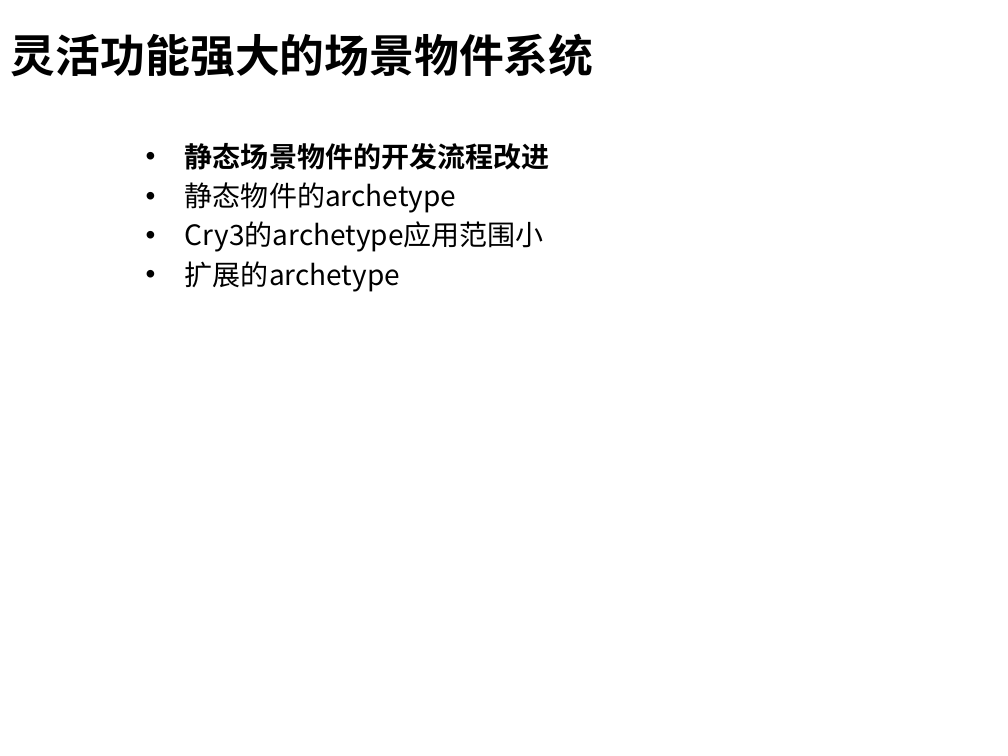
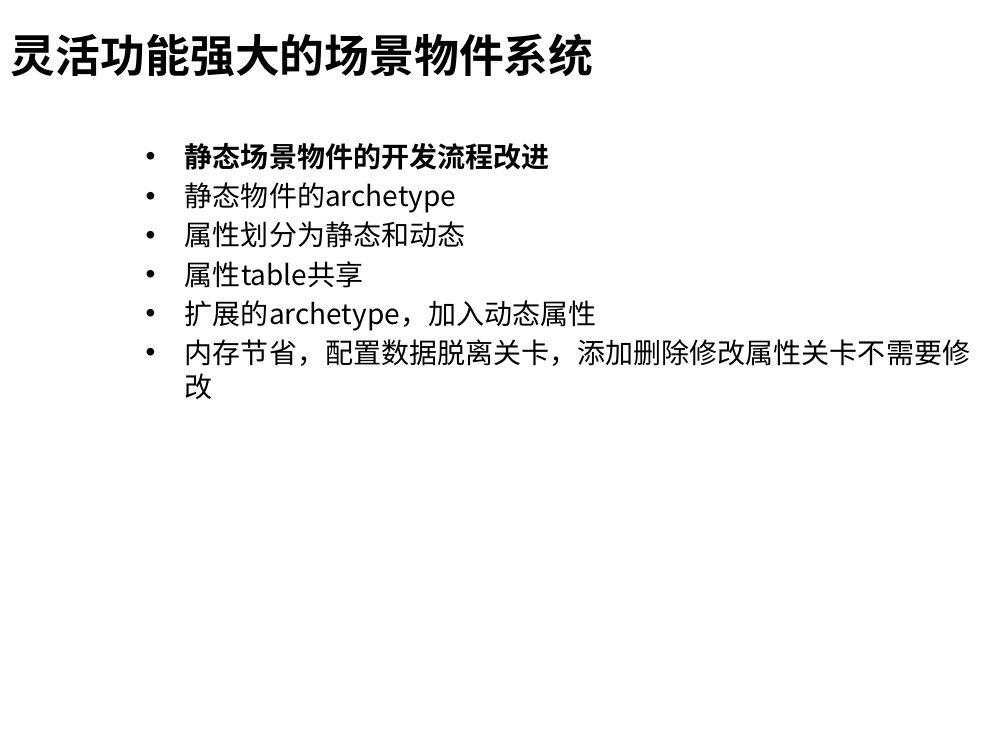
Before and after one commit to henryfung01/StreetFighter, a slide deck: slide 16 of Doc/whitebai.pptx. Drawn at 1008x756 pixels with LibreOffice and Linux fonts; fonts in the diff are those of the drawing; background and template pictures are left out. Boxes give left, top, right and bottom in pixels: in the first picture for what was removed or moved away, otherwise in the second. Text is boxed around its words. In the diff, an @@ line names an element or a change of style, - is before the commit and + after.

Commit message:
ppt修改

```diff
--- a/Doc/whitebai.pptx
+++ b/Doc/whitebai.pptx
@@ text at box(185, 221, 970, 399): text changed @@
-  • Cry3的archetype应用范围小
-  • 扩展的archetype
+  • 属性划分为静态和动态
+  • 属性table共享
+  • 扩展的archetype，加入动态属性
+  • 内存节省，配置数据脱离关卡，添加删除修改属性关卡不需要修改
```
Also in this commit, not shown: 4 other slides changed, 4 slides added, 5 slides removed.
